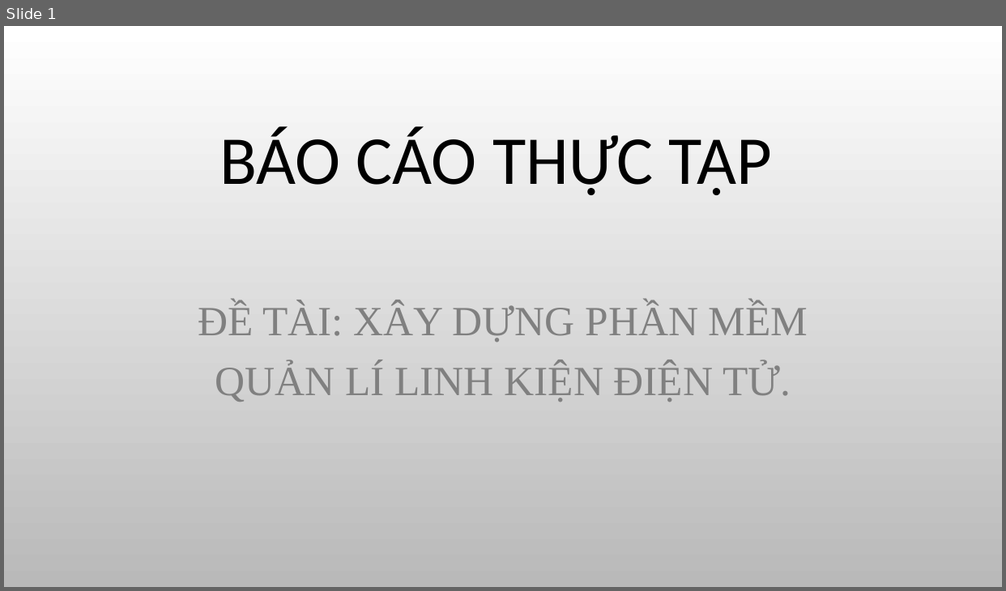
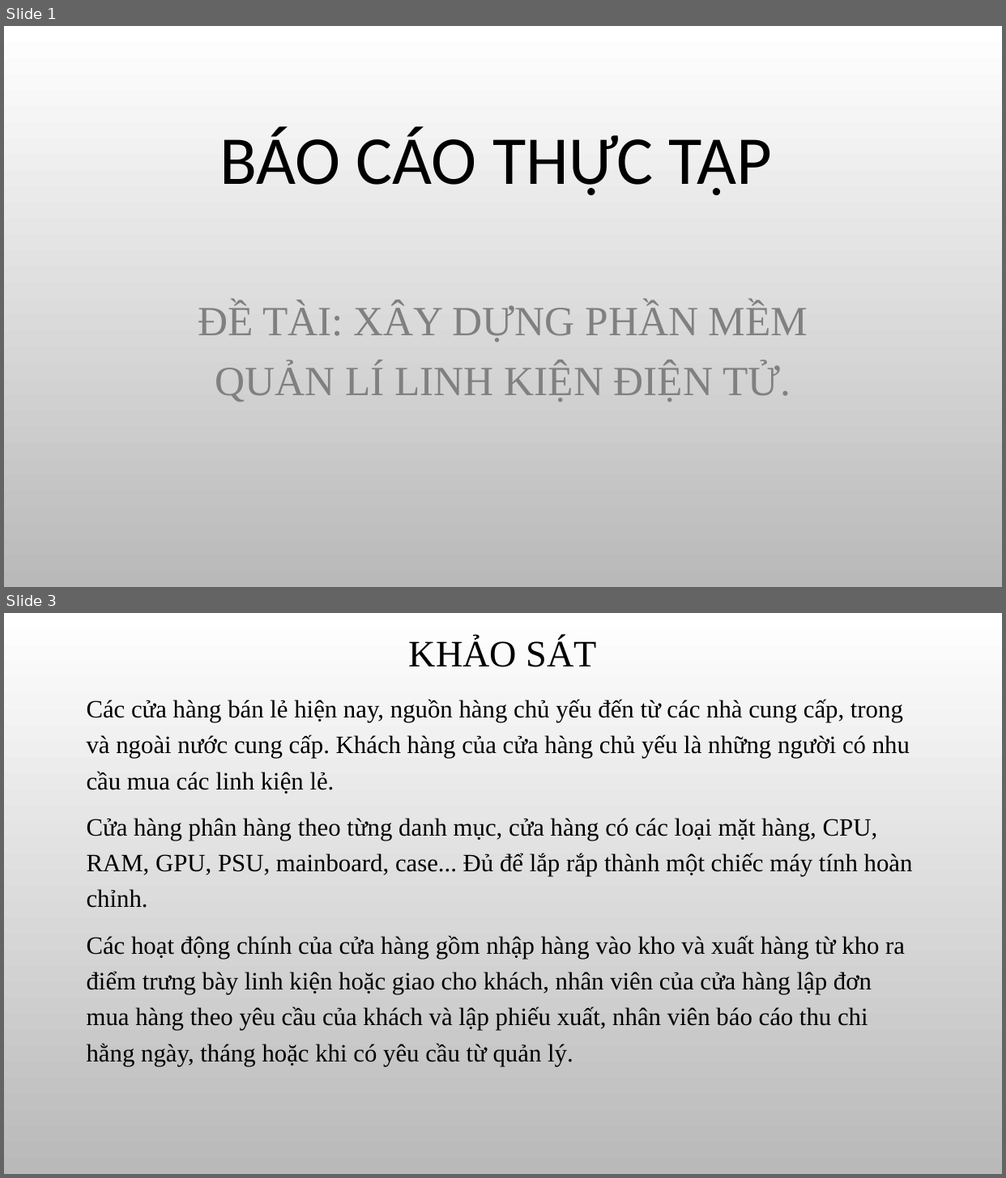
Before and after one commit to thienqnpro02/school, a slide deck: HT_QLLINHKIEN/Báo cáo thực tập.pptx. Shown one above the other, each under a label of ours: slide 1 before the commit, slides 1 and 3 after it; the slides between them are not shown. The pictures are 1006x591 and 1006x1178 pixels, drawn with LibreOffice and Linux fonts; fonts in the diff are those of the drawing; background and template pictures are left out. Boxes give left, top, right and bottom in pixels: in the first picture for what was removed or moved away, otherwise in the second. Text is boxed around its words. In the diff, an @@ line names an element or a change of style, - is before the commit and + after.

```diff
--- a/HT_QLLINHKIEN/Báo cáo thực tập.pptx
+++ b/HT_QLLINHKIEN/Báo cáo thực tập.pptx
@@ slide 3 added at [4,613,1002,1174], background picture (left out) @@
@@ title added at [409,637,597,667], 36 pt, text #000000 @@
+KHẢO SÁT
@@ text added at [87,699,913,1067], 24 pt, text #000000 @@
+Các cửa hàng bán lẻ hiện nay, nguồn hàng chủ yếu đến từ các nhà cung cấp, trong và ngoài nước cung cấp. Khách hàng của cửa hàng chủ yếu là những người có nhu cầu mua các linh kiện lẻ.
+Cửa hàng phân hàng theo từng danh mục, cửa hàng có các loại mặt hàng, CPU, RAM, GPU, PSU, mainboard, case... Đủ để lắp rắp thành một chiếc máy tính hoàn chỉnh.
+Các hoạt động chính của cửa hàng gồm nhập hàng vào kho và xuất hàng từ kho ra điểm trưng bày linh kiện hoặc giao cho khách, nhân viên của cửa hàng lập đơn mua hàng theo yêu cầu của khách và lập phiếu xuất, nhân viên báo cáo thu chi hằng ngày, tháng hoặc khi có yêu cầu từ quản lý.
```
Also in this commit, not shown: 5 slides changed, 8 other slides added, 1 slide removed, 4 other files.
